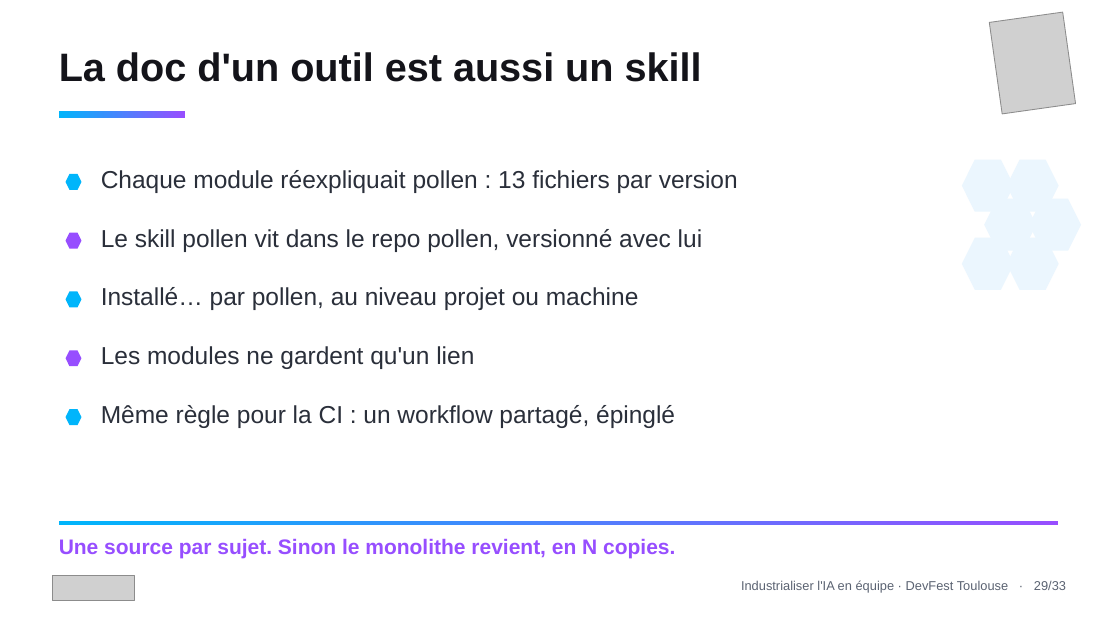
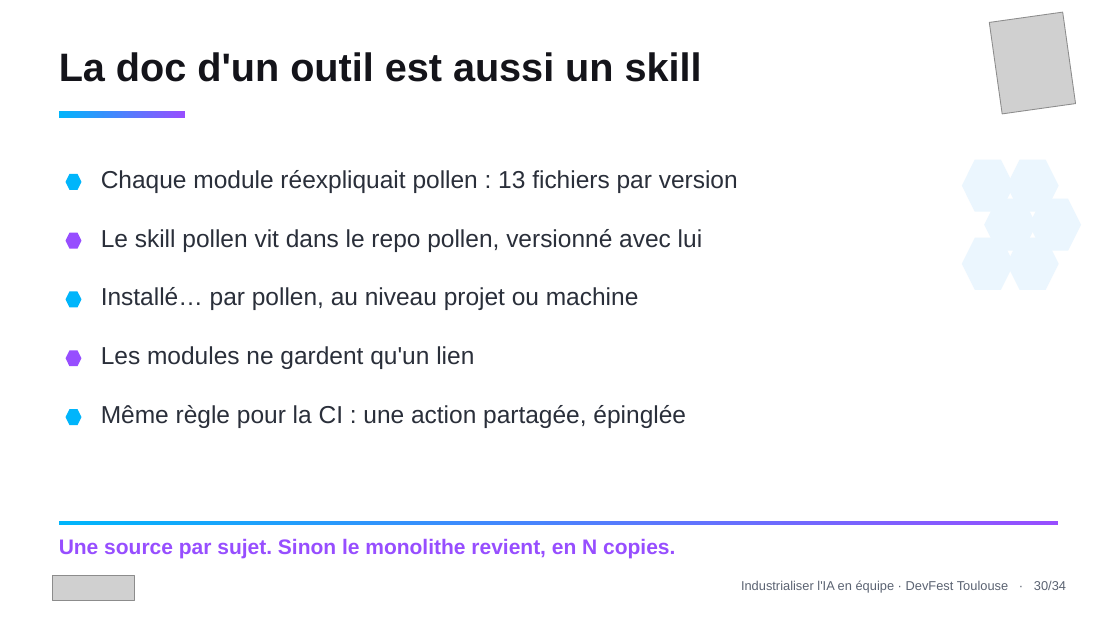
Before and after one commit to tosun-si/claude-skills-team-industrialisation, a slide deck: slide 31 of talks/slides/talk_devfest_skills.pptx (slide 30 before the commit). Drawn at 1120x630 pixels with LibreOffice and Linux fonts; fonts in the diff are those of the drawing; grey boxes stand for pictures. Boxes give left, top, right and bottom in pixels: in the first picture for what was removed or moved away, otherwise in the second. Text is boxed around its words. In the diff, an @@ line names an element or a change of style, - is before the commit and + after.

```diff
--- a/talks/slides/talk_devfest_skills.pptx
+++ b/talks/slides/talk_devfest_skills.pptx
@@ text at (101,405,686,428): text changed @@
-Même règle pour la CI : un workflow partagé, épinglé
+Même règle pour la CI : une action partagée, épinglée
@@ text at (741,580,1066,593): text changed @@
-Industrialiser l'IA en équipe · DevFest Toulouse · 29/33
+Industrialiser l'IA en équipe · DevFest Toulouse · 30/34
```
Also in this commit, not shown: 32 other slides changed, 1 slide added, 4 other files.
